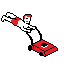
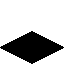
Layered file, before and after one edit (64×64). Changes by layer:
added group "half infected 2 infected" with 8 layers above "Hedge Wall 2 half infected" over [0, 26, 64, 64]
added layer "Layer 10 copy 4" in group "half infected 2 infected" over [0, 31, 64, 64]
added layer "Layer 8 copy 14" in group "half infected 2 infected" over [0, 32, 64, 64]
added layer "Layer 8 copy 13" in group "half infected 2 infected" over [0, 32, 64, 64]
added layer "Layer 8 copy 12" in group "half infected 2 infected" over [0, 32, 64, 64]
added layer "Layer 8 copy 11" in group "half infected 2 infected" over [0, 30, 64, 64]
added layer "Layer 8 copy 10" in group "half infected 2 infected" over [0, 28, 63, 64]
added layer "Layer 8 copy 9" in group "half infected 2 infected" over [0, 27, 64, 64]
added layer "Layer 8 copy 8" (1st of 2, in "half infected 2 infected") in group "half infected 2 infected" over [0, 26, 64, 64]
hid group "Man_Front_Fast" (5 layers) over [1, 12, 58, 57]
